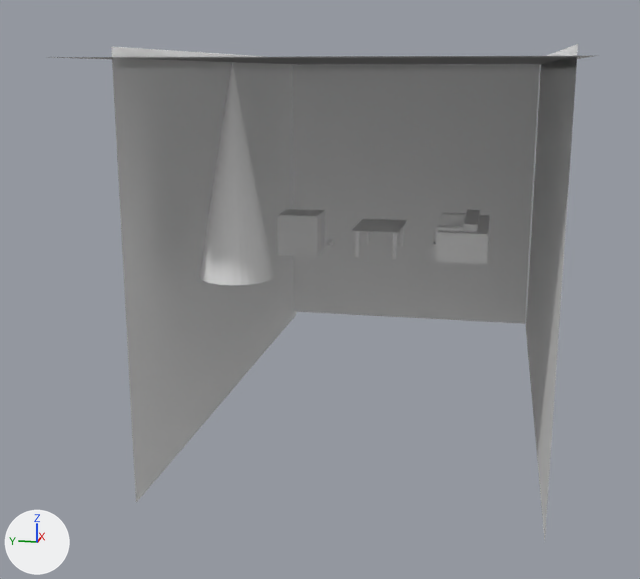
One commit to the Blender file Projekt/04-Shots/fs-Shot 5.blend: the scene before it, then after it.
Before and after are seen from a camera (50 mm lens) standing at (-37.5, -5.8, 7.5) and looking at (4.3, 2.5, -2.9). The lights are fixed; the arrows at lower left show +X, +Y and +Z. Materials are left out; every surface is plain grey.
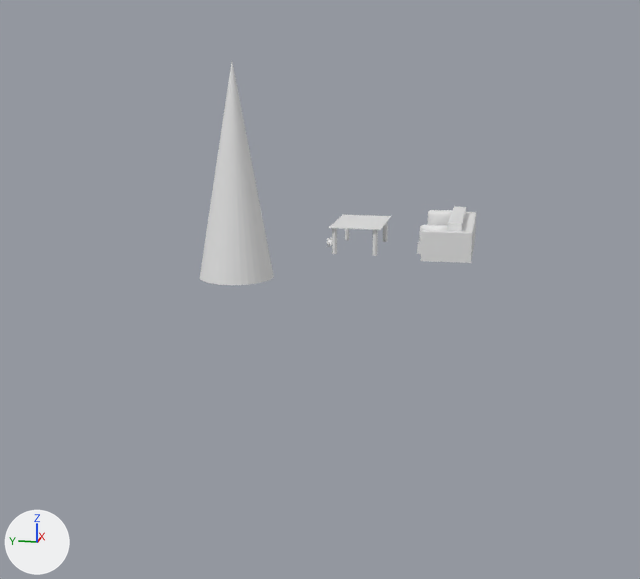
Commit message: Shot 12-18

Where the change shows, as pixel boxes (x1, y1, x2, y2) in the pictures (640 x 579 px):
'Plane.003', deleted
    before: (292, 65, 540, 324)
'Plane.004', deleted
    before: (111, 47, 296, 502)
'Plane.005', deleted
    before: (526, 44, 578, 540)
'Grundbau', added
    after: (328, 206, 476, 263)
'Plane.001', deleted
    before: (48, 55, 599, 65)
'Sofa', no longer drawn
    before: (432, 209, 490, 264)
'Cube.003', no longer drawn
    before: (278, 209, 325, 256)
'Tisch mit Gebäck und Milch', deleted
    before: (351, 219, 407, 259)

Patch to the scene script:
```diff
--- a/Projekt/04-Shots/fs-Shot 5.blend.py
+++ b/Projekt/04-Shots/fs-Shot 5.blend.py
@@ col_tisch_mit_gebäck_und_milch @@
 col_tisch_mit_gebäck_und_milch.objects.link(ob_glass)
-col_tisch_mit_gebäck_und_milch.objects.link(ob_cube_009)
@@ col_tannenliane @@
+col_tannenliane = bpy.data.collections.new('Tannenliane')
@@ col_decke_mit_licht @@
+col_decke_mit_licht = bpy.data.collections.new('Decke mit Licht')
@@ col_hundekörbchen @@
+col_hundekörbchen = bpy.data.collections.new('Hundekörbchen')
@@ col_waende_001 @@
+col_waende_001 = bpy.data.collections.new('Waende.001')
@@ col_grundbau @@
+col_grundbau = bpy.data.collections.new('Grundbau')
+col_grundbau.objects.link(ob_waende_001)
+col_grundbau.objects.link(ob_hundekörbchen)
+col_grundbau.objects.link(ob_decke_mit_licht)
+col_grundbau.objects.link(ob_sofa)
+col_grundbau.objects.link(ob_tisch_mit_gebäck_und_milch)
+col_grundbau.objects.link(ob_boden)
+col_grundbau.objects.link(ob_kamin_mit_feuer)
+col_grundbau.objects.link(ob_tannenliane_002)
+col_grundbau.objects.link(ob_tannenliane_001)
+col_grundbau.objects.link(ob_tannenliane)
+col_grundbau.objects.link(ob_sphere)
@@ ob_sofa @@
 ob_sofa = bpy.data.objects.new('Sofa', None)
-ob_sofa.location = (0.0, -4.54, 0.0)
+ob_sofa.location = (0.45, -3.91, 0.0)
+ob_sofa.scale = (1.18, 1.0, 1.0)
 ob_sofa.show_instancer_for_render = False
@@ ob_tisch_mit_gebäck_und_milch @@
 ob_tisch_mit_gebäck_und_milch = bpy.data.objects.new('Tisch mit Gebäck und Milch', None)
-ob_tisch_mit_gebäck_und_milch.location = (0.0, -0.94, 0.0)
-ob_tisch_mit_gebäck_und_milch.rotation_euler = (0.0, 0.0, 1.571)  # degrees (0, 0, 90)
+ob_tisch_mit_gebäck_und_milch.location = (0.72, 0.0, 0.0)
+ob_tisch_mit_gebäck_und_milch.rotation_euler = (0.0, 0.0, -1.571)  # degrees (0, 0, -90)
+ob_tisch_mit_gebäck_und_milch.scale = (1.12, 1.12, 1.01)
 ob_tisch_mit_gebäck_und_milch.show_instancer_for_render = False
@@ ob_kamin_mit_feuer @@
 ob_kamin_mit_feuer = bpy.data.objects.new('Kamin mit Feuer', None)
-ob_kamin_mit_feuer.location = (-0.276, 5.882, 0.0135)
+ob_kamin_mit_feuer.location = (0.539, 7.905, -0.0687)
 ob_kamin_mit_feuer.rotation_euler = (0.0, 0.0, -1.571)  # degrees (0, 0, -90)
@@ ob_cube_003 @@
 ob_cube_003 = bpy.data.objects.new('Cube.003', me_cube_004)
-ob_cube_003.location = (5.79, 3.78, -0.36)
+ob_cube_003.location = (-0.01, -0.72, 0.81)
+ob_cube_003.scale = (2.01, 0.272, 0.5)
@@ ob_plane_005 @@
-ob_plane_005 = bpy.data.objects.new('Plane.005', me_plane_005)
@@ ob_plane_004 @@
-ob_plane_004 = bpy.data.objects.new('Plane.004', me_plane_004)
@@ ob_plane_003 @@
-ob_plane_003 = bpy.data.objects.new('Plane.003', me_plane_003)
@@ ob_plane_001 @@
-ob_plane_001 = bpy.data.objects.new('Plane.001', me_plane_001)
@@ ob_cube_001 @@
 ob_cube_001 = bpy.data.objects.new('Cube.001', me_cube_003)
-ob_cube_001.location = (-0.00792, -0.723, 0.806)
-ob_cube_001.scale = (2.01, 0.272, 0.5)
+ob_cube_001.location = (2.198, 0.00179, 0.805)
+ob_cube_001.scale = (0.2, 1.0, 0.5)
@@ ob_cube_008 @@
 ob_cube_008 = bpy.data.objects.new('Cube.008', me_cube_005)
-ob_cube_008.location = (2.198, 0.00179, 0.805)
-ob_cube_008.scale = (0.2, 1.0, 0.5)
+ob_cube_008.location = (0.0, 0.0, 1.093)
+ob_cube_008.scale = (0.991, 1.62, 0.00845)
@@ ob_cube_009 @@
-ob_cube_009 = bpy.data.objects.new('Cube.009', me_cube_007)
@@ ob_sphere @@
+ob_sphere = bpy.data.objects.new('Sphere', None)
+ob_sphere.location = (0.0, 0.0, 0.0)
@@ ob_tannenliane @@
+ob_tannenliane = bpy.data.objects.new('Tannenliane', None)
+ob_tannenliane.location = (0.501, 6.362, 3.387)
+ob_tannenliane.rotation_euler = (0.0, 0.0, 1.571)  # degrees (0, 0, 90)
+ob_tannenliane.scale = (0.545, 0.545, 0.545)
+ob_tannenliane.instance_type = 'COLLECTION'
+ob_tannenliane.instance_collection = col_tannenliane
@@ ob_tannenliane_001 @@
+ob_tannenliane_001 = bpy.data.objects.new('Tannenliane.001', None)
+ob_tannenliane_001.location = (-1.924, 7.676, 3.387)
+ob_tannenliane_001.rotation_euler = (0.0, 0.0, 3.142)  # degrees (0, 0, 180)
+ob_tannenliane_001.scale = (0.545, 0.308, 0.545)
+ob_tannenliane_001.instance_type = 'COLLECTION'
+ob_tannenliane_001.instance_collection = col_tannenliane
@@ ob_tannenliane_002 @@
+ob_tannenliane_002 = bpy.data.objects.new('Tannenliane.002', None)
+ob_tannenliane_002.location = (2.81, 7.676, 3.387)
+ob_tannenliane_002.rotation_euler = (0.0, 0.0, 3.142)  # degrees (0, 0, 180)
+ob_tannenliane_002.scale = (0.545, 0.308, 0.545)
+ob_tannenliane_002.instance_type = 'COLLECTION'
+ob_tannenliane_002.instance_collection = col_tannenliane
@@ ob_decke_mit_licht @@
+ob_decke_mit_licht = bpy.data.objects.new('Decke mit Licht', None)
+ob_decke_mit_licht.location = (6.603, 0.0, 0.0)
+ob_decke_mit_licht.rotation_euler = (0.0, 0.0, 1.571)  # degrees (0, 0, 90)
+ob_decke_mit_licht.scale = (1.18, 1.18, 1.18)
+ob_decke_mit_licht.instance_type = 'COLLECTION'
+ob_decke_mit_licht.instance_collection = col_decke_mit_licht
@@ ob_hundekörbchen @@
+ob_hundekörbchen = bpy.data.objects.new('Hundekörbchen', None)
+ob_hundekörbchen.location = (3.855, 2.76, 0.0)
+ob_hundekörbchen.rotation_euler = (0.0, 0.0, -1.028)  # degrees (0, 0, -59)
+ob_hundekörbchen.instance_type = 'COLLECTION'
+ob_hundekörbchen.instance_collection = col_hundekörbchen
@@ ob_waende_001 @@
+ob_waende_001 = bpy.data.objects.new('Waende.001', None)
+ob_waende_001.location = (0.0, 0.0, 0.0)
+ob_waende_001.instance_type = 'COLLECTION'
+ob_waende_001.instance_collection = col_waende_001
@@ ob_grundbau @@
+ob_grundbau = bpy.data.objects.new('Grundbau', None)
+ob_grundbau.location = (0.0, 0.0, 0.0)
+ob_grundbau.instance_type = 'COLLECTION'
+ob_grundbau.instance_collection = col_grundbau
```
